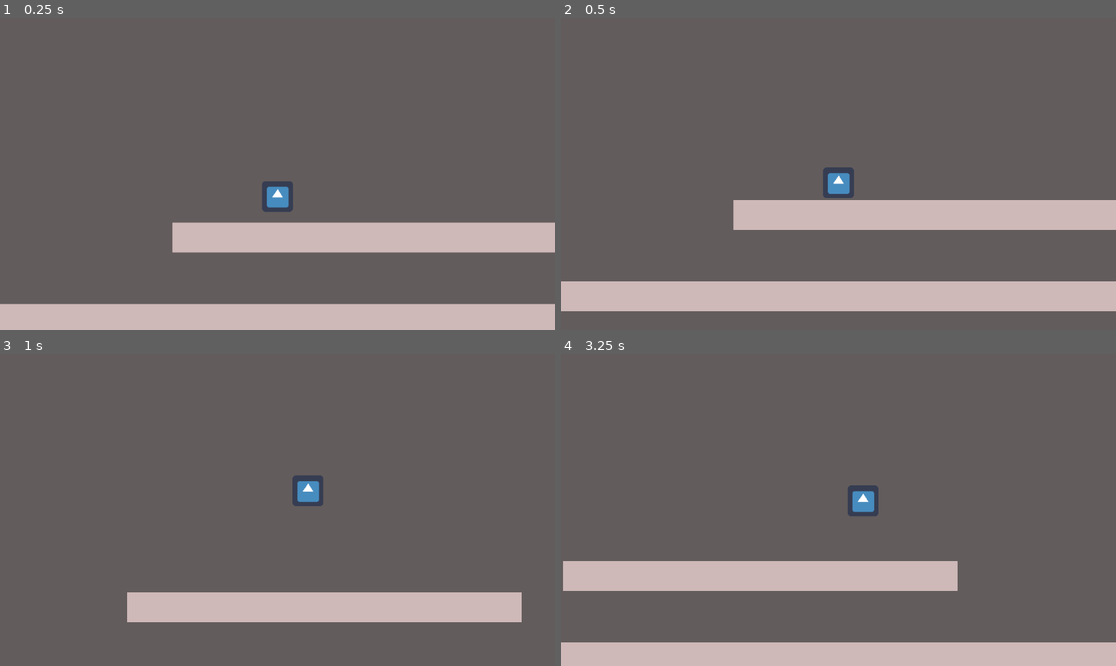
Above: before the commit, frames 1-4 (two rows, left to right).
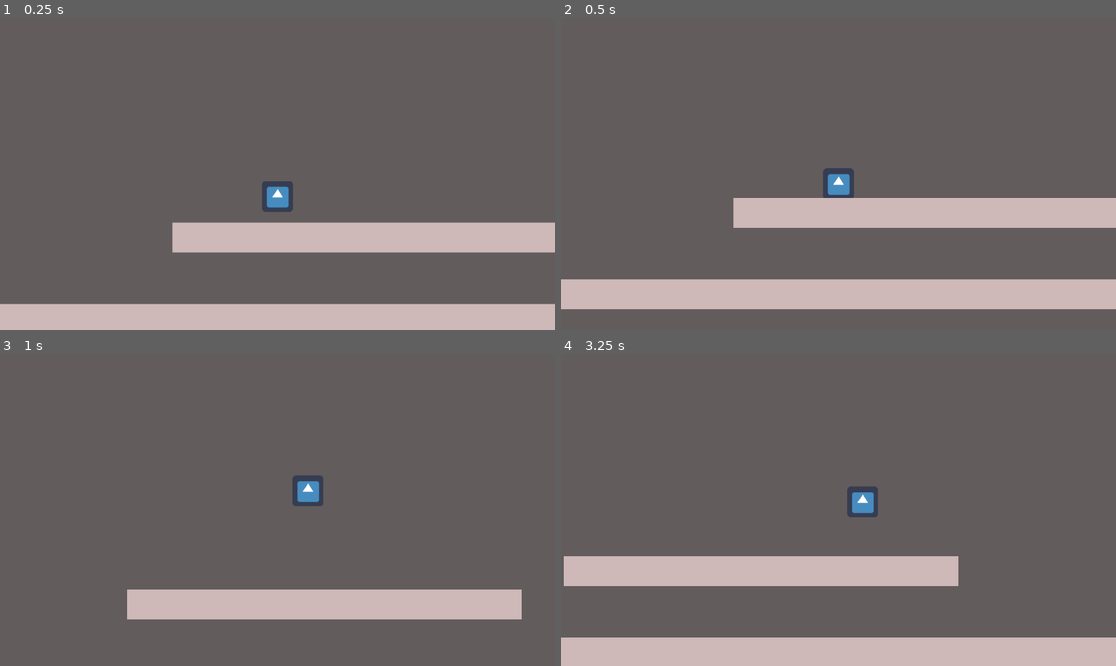
Above: after the commit, the same moments.

Repository: WikkerBasket/scripting-demos
Game: Godot game, scene res://Scenes/GameScene.tscn
Two runs of this game, one before a commit and one after it. Both use one fixed random seed, a clock stepped at 60 frames per second and the inputs below. The engine's default icon, where the game draws it, is replaced by a stand-in: a white triangle on a blue panel in a dark square.
Inputs:
- Up to frame 1 (0.25 s): no input
- Up to frame 2 (0.5 s): no input
- Up to frame 3 (1 s): hold Right (right) from 0.53 s (still down); hold Space (jump) from 0.53 s (still down)
- Up to frame 4 (3.25 s): release Space (jump) at 1.28 s; tap Space (jump) at 1.35, 1.52, 1.82, 2.85, 3.02 s; release Right (right) at 2.03 s; hold Left (left) 2.03-2.78 s; hold Space (jump) 2.03-2.78 s; hold Right (right) from 2.78 s (still down)

Frame 1 is identical in both runs. In frame 2, 2.3% of the frame differs, in the area x 0-100%, y 47-94%; in frame 3, 1.3%; in frame 4, 3.9%, in the area x 0-100%, y 42-93%.

Commit message:
Changed some small things; recommend switching to is_on_floor()

Diff:
--- a/2D Platformer GD4/Scenes/Player.tscn
+++ b/2D Platformer GD4/Scenes/Player.tscn
@@ -23,9 +23,8 @@
 target_position = Vector2(0, 35)
 
 [node name="onGround" type="RayCast2D" parent="."]
-position = Vector2(0, 1)
-scale = Vector2(10, 1)
-exclude_parent = false
-target_position = Vector2(0, 35)
+position = Vector2(0, 5)
+scale = Vector2(12, 1)
+target_position = Vector2(0, 30)
 
 [node name="Dash" parent="." instance=ExtResource("3")]
--- a/2D Platformer GD4/Scripts/Player2Dside.gd
+++ b/2D Platformer GD4/Scripts/Player2Dside.gd
@@ -18,7 +18,6 @@
 var shortHop = 400
 var coyoteTime = 0.2
 
-var canCoyote = false
 var isSlide = false
 var isCrouch = false
 var isWalk = true
@@ -30,6 +29,7 @@
 @onready var onCeiling = $onCeiling
 
 func walk():
+	canJump = true
 	if Input.is_action_pressed("left") && onGround.is_colliding():
 		onTile.x = -speed
 		direction = Vector2.LEFT
@@ -66,11 +66,9 @@
 		else:
 			onTile.x = lerpf(onTile.x, 0, slideFriction)
 			isSlide = false
-
 	elif Input.is_action_pressed("down") && !onGround.is_colliding():
 		canJump = false
 	else:
-		canJump = true
 		isWalk = true
 		isCrouch = false
 
@@ -81,12 +79,7 @@
 	if direction == Vector2.LEFT:
 		onTile.x = -dashSpeed
 		onTile.y = -shortHop*1.2
-	jumpFreeze()
-
-func jumpFreeze():
-	isJump = true
-	await get_tree().create_timer(10).timeout
-	isJump = false
+	isSlide = false
 
 func coyoteJump():
 	await get_tree().create_timer(coyoteTime).timeout
@@ -111,7 +104,7 @@
 		onTile.y = shortHop
 
 func _process(delta):
-	if onGround.is_colliding() == true:
+	if is_on_floor() == true:
 		onTile.y = 0
 	else:
 		onTile.y += delta * maxGravity
@@ -123,7 +116,8 @@
 		slide()
 	if canJump == true:
 		jump()
-	print(canJump)
+
+	print(onTile.y)
 	set_velocity(onTile)
 	set_up_direction(Vector2.UP)
 	move_and_slide()
